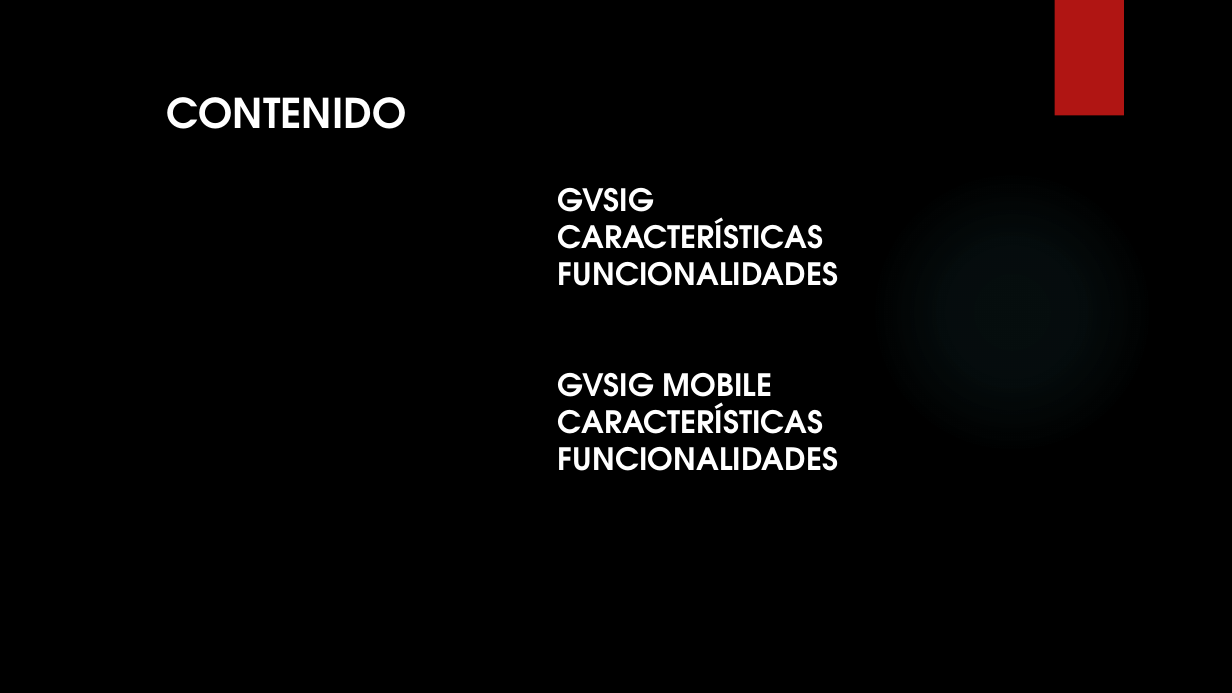
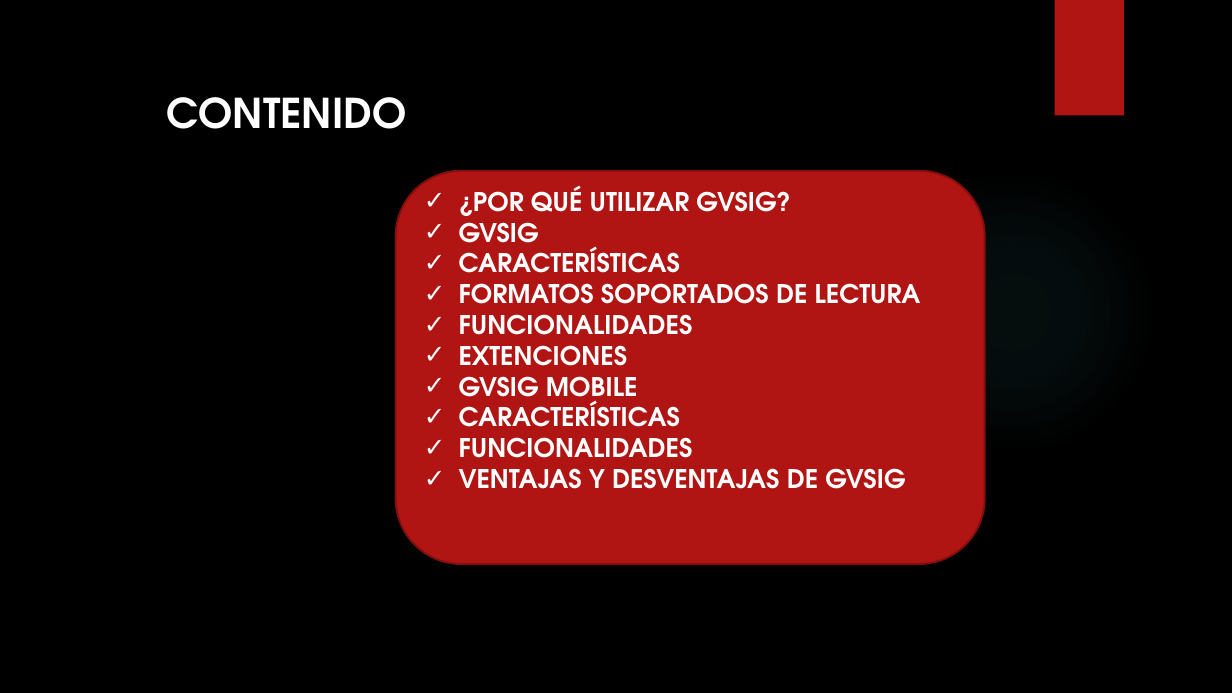
Before and after one commit to RFray/gvSIG, a slide deck: slide 2 of Expo-gvSIG.pptx. Drawn at 1232x693 pixels with LibreOffice and Linux fonts; fonts in the diff are those of the drawing; background and template pictures are left out. Boxes give left, top, right and bottom in pixels: in the first picture for what was removed or moved away, otherwise in the second. Text is boxed around its words. In the diff, an @@ line names an element or a change of style, - is before the commit and + after.

```diff
--- a/Expo-gvSIG.pptx
+++ b/Expo-gvSIG.pptx
@@ rounded rectangle added at (396,171,985,565), fill #B01513, outline #82100E 1.5 pt, 20 pt, text #FFFFFF, bold @@
+✓ ¿POR QUÉ UTILIZAR GVSIG?
+✓ GVSIG
+✓ CARACTERÍSTICAS
+✓ FORMATOS SOPORTADOS DE LECTURA
+✓ FUNCIONALIDADES
+✓ EXTENCIONES
+✓ GVSIG MOBILE
+✓ CARACTERÍSTICAS
+✓ FUNCIONALIDADES
+✓ VENTAJAS Y DESVENTAJAS DE GVSIG
@@ text removed at (558,188,838,471) @@
-GVSIG
-CARACTERÍSTICAS
-FUNCIONALIDADES
-GVSIG MOBILE
-CARACTERÍSTICAS
-FUNCIONALIDADES
```
Also in this commit, not shown: 4 other slides changed, 10 slides added.
